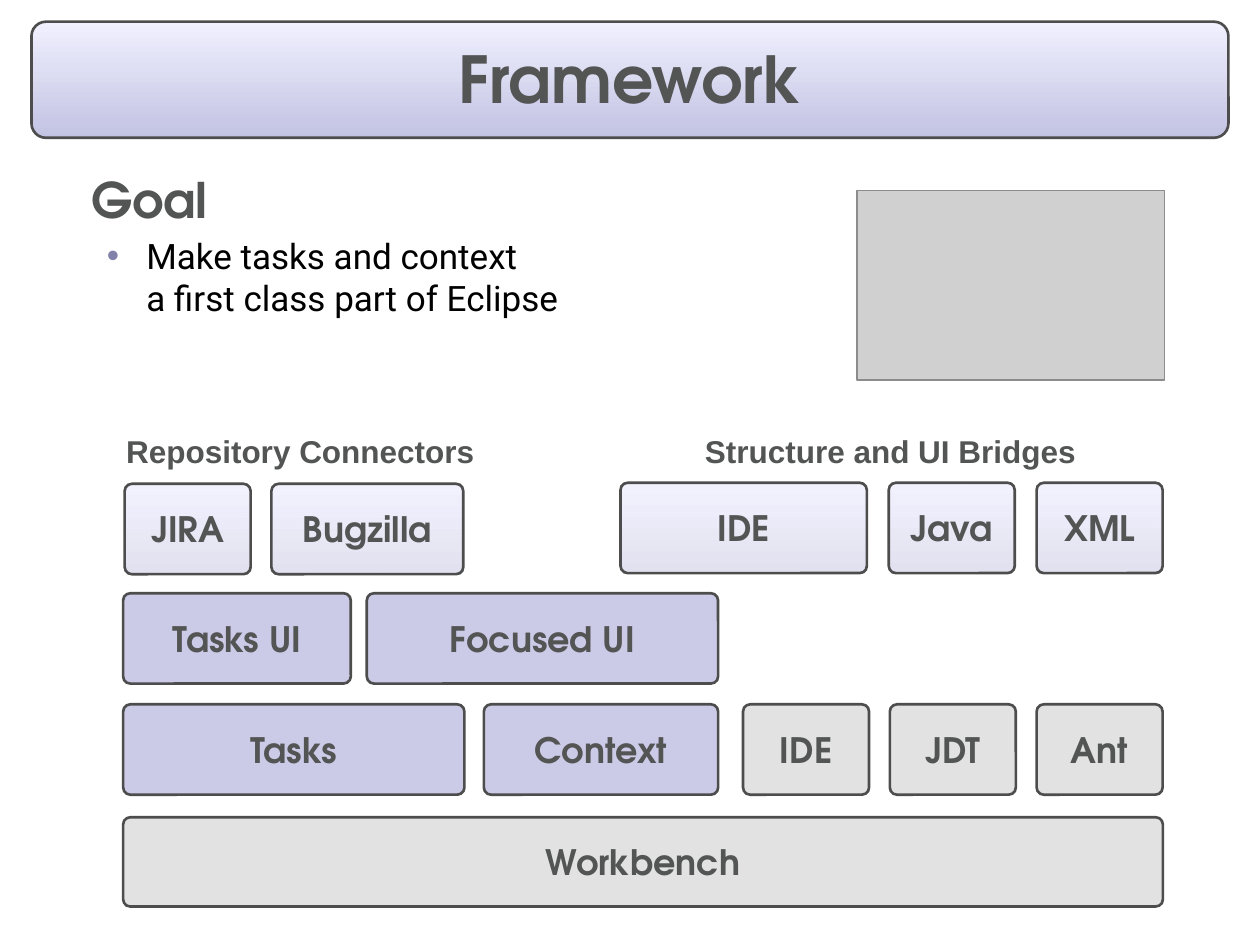
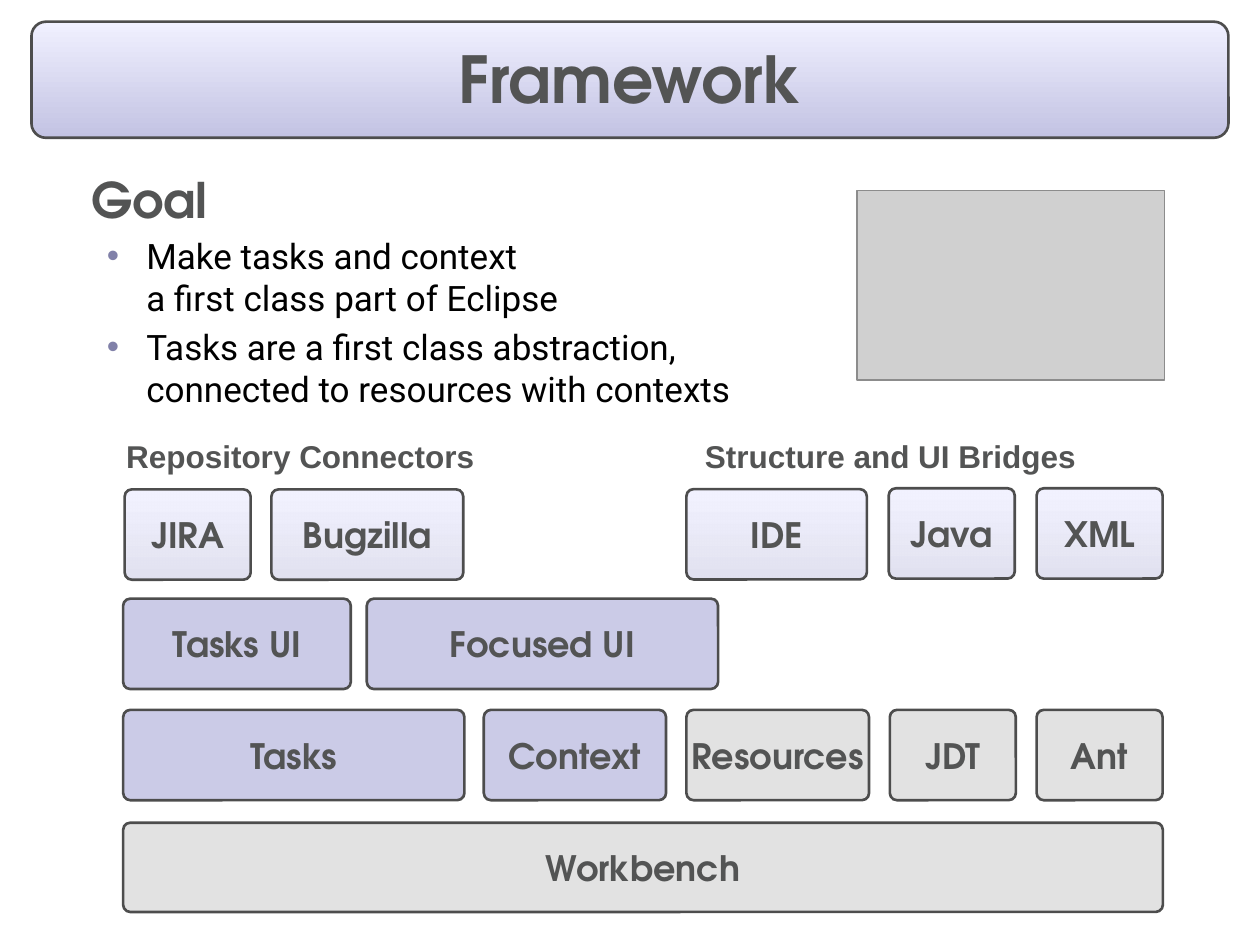
Before and after one commit to eclipse-mylyn/mylyn-website, a slide deck: slide 17 of publications/2006-03-mylar-eclipsecon-2.ppt (slide 18 before the commit). Drawn at 1260x945 pixels with LibreOffice and Linux fonts; fonts in the diff are those of the drawing; grey boxes stand for pictures. Boxes give left, top, right and bottom in pixels: in the first picture for what was removed or moved away, otherwise in the second. Text is boxed around its words. In the diff, an @@ line names an element or a change of style, - is before the commit and + after.

```diff
--- a/publications/2006-03-mylar-eclipsecon-2.ppt
+++ b/publications/2006-03-mylar-eclipsecon-2.ppt
@@ text at (146,333,730,403): paragraph added @@
+  • Tasks are a first class abstraction,
+    connected to resources with contexts
@@ rounded rectangle "IDE": place and size @@
-rounded rectangle "IDE" at (621,483,868,573)
+rounded rectangle "IDE" at (687,489,867,580)
@@ 10 rounded rectangles, 2 texts: place and size @@
-10 rounded rectangles, 2 texts at (123,440,1163,907)
+10 rounded rectangles, 2 texts at (123,445,1163,912)
@@ rounded rectangle "Context": place and size @@
-rounded rectangle "Context" at (484,704,718,795)
+rounded rectangle "Context" at (484,709,667,800)
@@ rounded rectangle added at (687,709,869,800), fill #DDDDDD at 85% opacity, outline #4D4D4D 1.5 pt, 20 pt, text #535454, bold @@
+Resources
@@ rounded rectangle removed at (743,704,869,795) @@
-IDE
```
Also in this commit, not shown: 13 other slides changed, 1 slide added, 2 slides removed, 1 other file.
